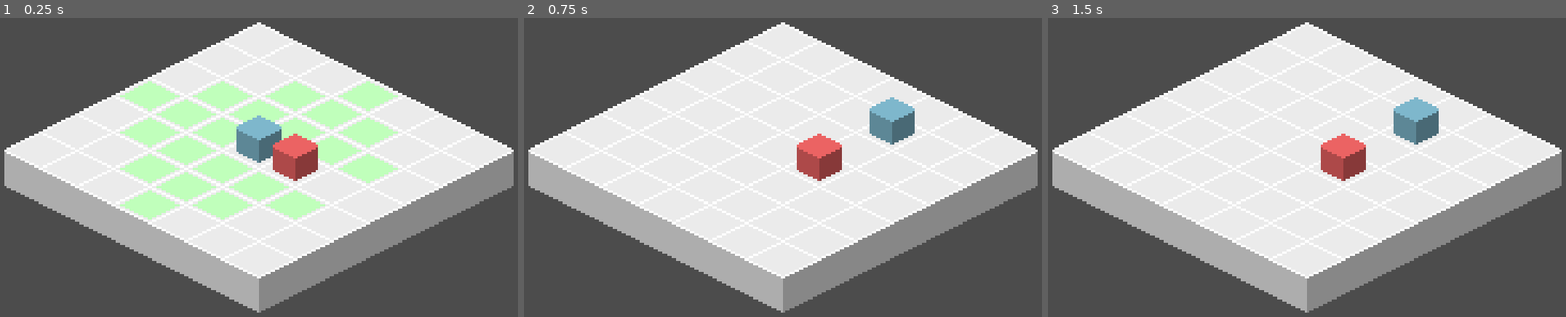
Above: before the commit, frames 1-3 (left to right).
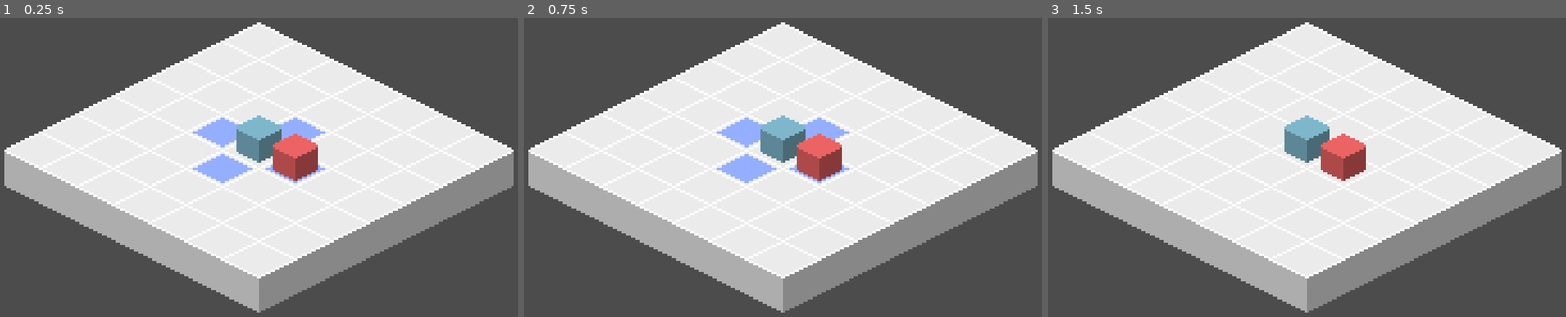
Above: after the commit, the same moments.

Repository: jaytav/godot-test-3
Game: Godot game, scene res://main.tscn
Two runs of this game, one before a commit and one after it. Both use one fixed random seed, a clock stepped at 60 frames per second and the inputs below.
Inputs (mouse positions are in pixels of both pictures, inside the frame that each line leads up to):
- Up to frame 1 (0.25 s): no input
- Up to frame 2 (0.75 s): tap Enter at 0.5 s; move the mouse to (912, 140) at 0.52 s; press the mouse at (912, 140) at 0.53 s
- Up to frame 3 (1.5 s): tap Space (ui_select) at 0.77, 0.8, 1.07, 1.25, 1.35 s; move the mouse to (1193, 173) at 1.27 s; release the mouse at (1193, 173) at 1.28 s

The runs differ from the first frame. In frame 1, 11% of the frame differs, in the area x 23-77%, y 21-68%; in frame 2, 3.6%; in frame 3, 2.1%.

Commit message:
add attack action and attack effects

Diff:
--- a/main.gd
+++ b/main.gd
@@ -16,4 +16,5 @@
         GroupController.add("Characters", get_node("World/Characters"))
         GroupController.add("TileMaps", get_node("World/TileMaps"))
         ActionController.init()
+        AttackController.init()
         TurnController.init()
--- a/project.godot
+++ b/project.godot
@@ -14,10 +14,20 @@
 "language": "GDScript",
 "path": "res://src/entity/character/action/action.gd"
 }, {
+"base": "RelativePointsAction",
+"class": "AttackEffect",
+"language": "GDScript",
+"path": "res://src/entity/character/action/attacks/attack_effects/attack_effect.gd"
+}, {
 "base": "Node2D",
 "class": "Character",
 "language": "GDScript",
 "path": "res://src/entity/character/character.gd"
+}, {
+"base": "Action",
+"class": "RelativePointsAction",
+"language": "GDScript",
+"path": "res://src/entity/character/action/relative_points_action.gd"
 }, {
 "base": "Node",
 "class": "Stat",
@@ -41,7 +51,9 @@
 } ]
 _global_script_class_icons={
 "Action": "",
+"AttackEffect": "",
 "Character": "",
+"RelativePointsAction": "",
 "Stat": "",
 "State": "",
 "StateMachine": "",
@@ -59,6 +71,7 @@
 GroupController="*res://src/autoload/group_controller.gd"
 ActionController="*res://src/autoload/action_controller.gd"
 TurnController="*res://src/autoload/turn_controller.gd"
+AttackController="*res://src/autoload/attack_controller.gd"
 
 [display]
 
--- /dev/null
+++ b/src/autoload/attack_controller.gd
@@ -0,0 +1,9 @@
+extends Node
+
+const TILE_PRIMARY = 0
+
+var tile_map: TileMap
+
+
+func init() -> void:
+    tile_map = GroupController.get("TileMaps").get("Attack")
--- a/src/entity/character/action/action.gd
+++ b/src/entity/character/action/action.gd
@@ -4,7 +4,7 @@
 export var _tile_map_action_modulate: Color
 
 var cells: Array
-var current_cell: Vector2
+var active_cell: Vector2
 
 
 func refresh_cells() -> void:
@@ -19,7 +19,7 @@
         ActionController.tile_map_action.set_cellv(cell, ActionController.TILE_PRIMARY)
 
 
-func draw_behaviour() -> void:
+func draw_behaviour(cell: Vector2) -> void:
     pass
 
 
--- /dev/null
+++ b/src/entity/character/action/attacks/Attack.tscn
@@ -0,0 +1,12 @@
+[gd_scene load_steps=3 format=2]
+
+[ext_resource path="res://src/entity/character/action/attacks/attack.gd" type="Script" id=1]
+[ext_resource path="res://src/entity/character/action/attacks/attack_effects/attack_effect.gd" type="Script" id=2]
+
+[node name="Attack" type="Node"]
+script = ExtResource( 1 )
+_tile_map_action_modulate = Color( 0.584314, 0.690196, 1, 1 )
+
+[node name="AttackEffect" type="Node" parent="."]
+script = ExtResource( 2 )
+_tile_map_action_modulate = Color( 1, 0.568627, 0.568627, 1 )
--- /dev/null
+++ b/src/entity/character/action/attacks/Punch.tscn
@@ -0,0 +1,11 @@
+[gd_scene load_steps=2 format=2]
+
+[ext_resource path="res://src/entity/character/action/attacks/Attack.tscn" type="PackedScene" id=1]
+
+[node name="Punch" instance=ExtResource( 1 )]
+_relative_points = PoolVector2Array( 1, 0, -1, 0, 0, 1, 0, -1 )
+_action_point_cost = 1
+
+[node name="AttackEffect" parent="." index="0"]
+_relative_points = PoolVector2Array( 0, 0 )
+damage = 3
--- /dev/null
+++ b/src/entity/character/action/attacks/attack.gd
@@ -0,0 +1,28 @@
+extends RelativePointsAction
+
+export var _action_point_cost: int
+
+onready var _attack_effect: AttackEffect = get_node("AttackEffect")
+
+
+func draw_behaviour(cell: Vector2) -> void:
+    if !cells.has(cell):
+        _attack_effect.active_cell = Vector2.ZERO
+        AttackController.tile_map.clear()
+        return
+
+    if cell == _attack_effect.active_cell:
+        return
+
+    _attack_effect.active_cell = cell
+    _attack_effect.refresh_cells()
+    _attack_effect.draw_cells()
+
+
+func do() -> void:
+    if _attack_effect.active_cell == Vector2.ZERO:
+        return
+
+    var character_action_points: Stat = owner.get_node("Stats/ActionPoints")
+    character_action_points.value -= _action_point_cost
+    _attack_effect.do()
--- /dev/null
+++ b/src/entity/character/action/attacks/attack_effects/attack_effect.gd
@@ -0,0 +1,30 @@
+class_name AttackEffect
+extends RelativePointsAction
+
+export var damage: int
+
+
+func refresh_cells() -> void:
+    cells.clear()
+
+    for relative_point in _relative_points:
+        cells.append(active_cell + relative_point)
+
+
+func draw_cells() -> void:
+    AttackController.tile_map.clear()
+    AttackController.tile_map.modulate = _tile_map_action_modulate
+
+    for cell in cells:
+        AttackController.tile_map.set_cellv(cell, ActionController.TILE_PRIMARY)
+
+
+func do() -> void:
+    for character in GroupController.get("Characters").all():
+        var character_cell: Vector2 = ActionController.tile_map_action.world_to_map(character.position)
+
+        if !cells.has(character_cell):
+            continue
+
+        var character_health_points: Stat = character.get_node("Stats/HealthPoints")
+        character_health_points.value -= damage
--- a/src/entity/character/action/move.gd
+++ b/src/entity/character/action/move.gd
@@ -20,48 +20,45 @@
                 cells.append(point_path_cell)
 
 
-func draw_behaviour() -> void:
-    var mouse_position: Vector2 = owner.get_global_mouse_position()
-    var action_cell: Vector2 = ActionController.tile_map_action.world_to_map(mouse_position)
-
-    if !cells.has(action_cell):
-        current_cell = Vector2.ZERO
+func draw_behaviour(cell: Vector2) -> void:
+    if !cells.has(cell):
+        active_cell = Vector2.ZERO
         draw_cells()
         return
 
-    if action_cell == current_cell:
+    if cell == active_cell:
         return
 
+    active_cell = cell
     draw_cells()
 
     var character_cell: Vector2 = ActionController.tile_map_action.world_to_map(owner.position)
     var character_point: int = ActionController.get_vector_point_index(character_cell)
-    var action_point: int = ActionController.get_vector_point_index(action_cell)
-    var point_path_cells: Array = ActionController.astar_movement.get_point_path(character_point, action_point)
+    var point: int = ActionController.get_vector_point_index(cell)
+    var point_path_cells: Array = ActionController.astar_movement.get_point_path(character_point, point)
     point_path_cells.erase(character_cell)
 
     for point_path_cell in point_path_cells:
         ActionController.tile_map_action.set_cellv(point_path_cell, ActionController.TILE_SECONDARY)
 
-    current_cell = action_cell
-
 
 func do() -> void:
-    if current_cell == Vector2.ZERO:
+    if active_cell == Vector2.ZERO:
         return
 
     var character_cell: Vector2 = ActionController.tile_map_action.world_to_map(owner.position)
     var character_point: int = ActionController.get_vector_point_index(character_cell)
-    var current_point: int = ActionController.get_vector_point_index(current_cell)
-    var point_path_cells: Array = ActionController.astar_movement.get_point_path(character_point, current_point)
+    var active_point: int = ActionController.get_vector_point_index(active_cell)
+    var point_path_cells: Array = ActionController.astar_movement.get_point_path(character_point, active_point)
     point_path_cells.erase(character_cell)
 
     var character_action_points: Stat = owner.get_node("Stats/ActionPoints")
     character_action_points.value -= len(point_path_cells)
 
-    var move_to_position: Vector2 = ActionController.tile_map_action.map_to_world(current_cell)
+    var move_to_position: Vector2 = ActionController.tile_map_action.map_to_world(active_cell)
     move_to_position.y += ActionController.tile_map_action.cell_size.y / 2
     owner.position = move_to_position
 
+    ActionController.refresh_astar_movement()
     refresh_cells()
     draw_cells()
--- /dev/null
+++ b/src/entity/character/action/relative_points_action.gd
@@ -0,0 +1,13 @@
+class_name RelativePointsAction
+extends Action
+
+export var _relative_points: PoolVector2Array
+
+
+func refresh_cells() -> void:
+    .refresh_cells()
+
+    var character_cell: Vector2 = ActionController.tile_map_action.world_to_map(owner.position)
+
+    for relative_point in _relative_points:
+        cells.append(character_cell + relative_point)
--- a/src/entity/character/enemies/Enemy.tscn
+++ b/src/entity/character/enemies/Enemy.tscn
@@ -4,5 +4,8 @@
 
 [node name="Enemy" instance=ExtResource( 1 )]
 
+[node name="HealthPoints" parent="Stats" index="1"]
+max_value = 3
+
 [node name="Sprite" parent="." index="4"]
 modulate = Color( 1, 0.423529, 0.423529, 1 )
--- a/src/entity/character/player/player.gd
+++ b/src/entity/character/player/player.gd
@@ -1,6 +1,8 @@
 extends Character
 
-onready var active_action: Action = get_node("Actions/Move")
+export var _initial_active_action: NodePath = "Actions/Move"
+
+onready var active_action: Action = get_node(_initial_active_action)
 
 
 func start_turn() -> void:
@@ -8,3 +10,9 @@
 
     active_action.refresh_cells()
     active_action.draw_cells()
+
+
+func end_turn() -> void:
+    .end_turn()
+
+    ActionController.tile_map_action.clear()
--- a/src/entity/character/player/player.tscn
+++ b/src/entity/character/player/player.tscn
@@ -1,11 +1,13 @@
-[gd_scene load_steps=4 format=2]
+[gd_scene load_steps=5 format=2]
 
 [ext_resource path="res://src/entity/character/player/states/active.gd" type="Script" id=1]
 [ext_resource path="res://src/entity/character/character.tscn" type="PackedScene" id=2]
 [ext_resource path="res://src/entity/character/player/player.gd" type="Script" id=3]
+[ext_resource path="res://src/entity/character/action/attacks/Punch.tscn" type="PackedScene" id=4]
 
 [node name="Player" groups=["PlayerControlled"] instance=ExtResource( 2 )]
 script = ExtResource( 3 )
+_initial_active_action = NodePath("Actions/Punch")
 
 [node name="Active" parent="StateMachine" index="1"]
 script = ExtResource( 1 )
@@ -13,5 +15,7 @@
 [node name="ActionPoints" parent="Stats" index="0"]
 max_value = 3
 
+[node name="Punch" parent="Actions" index="1" instance=ExtResource( 4 )]
+
 [node name="Sprite" parent="." index="4"]
 modulate = Color( 0.537255, 0.776471, 0.866667, 1 )
--- a/src/entity/character/player/states/active.gd
+++ b/src/entity/character/player/states/active.gd
@@ -3,7 +3,10 @@
 
 func unhandled_input(event: InputEvent) -> void:
     if event is InputEventMouseMotion:
-        owner.active_action.draw_behaviour()
+        var mouse_position: Vector2 = owner.get_global_mouse_position()
+        var action_cell: Vector2 = ActionController.tile_map_action.world_to_map(mouse_position)
+
+        owner.active_action.draw_behaviour(action_cell)
     elif event.is_action_pressed("left_click"):
        owner.active_action.do()
     elif event.is_action_pressed("ui_select"):
--- a/src/scenes/world.tscn
+++ b/src/scenes/world.tscn
@@ -52,6 +52,22 @@
 1/shapes = [  ]
 1/z_index = 0
 
+[sub_resource type="TileSet" id=3]
+0/name = "action.png 0"
+0/texture = ExtResource( 3 )
+0/tex_offset = Vector2( 0, 0 )
+0/modulate = Color( 1, 1, 1, 1 )
+0/region = Rect2( 0, 0, 32, 32 )
+0/tile_mode = 0
+0/occluder_offset = Vector2( 0, 0 )
+0/navigation_offset = Vector2( 0, 0 )
+0/shape_offset = Vector2( 0, 0 )
+0/shape_transform = Transform2D( 1, 0, 0, 1, 0, 0 )
+0/shape_one_way = false
+0/shape_one_way_margin = 0.0
+0/shapes = [  ]
+0/z_index = 0
+
 [node name="World" type="Node2D"]
 
 [node name="Camera2D" type="Camera2D" parent="."]
@@ -74,6 +90,13 @@
 cell_size = Vector2( 32, 16 )
 format = 1
 
+[node name="Attack" type="TileMap" parent="TileMaps"]
+position = Vector2( 0, -2.5 )
+mode = 1
+tile_set = SubResource( 3 )
+cell_size = Vector2( 32, 16 )
+format = 1
+
 [node name="Characters" type="YSort" parent="."]
 
 [node name="Player" parent="Characters" instance=ExtResource( 1 )]
Not shown: 1 places in src/scenes/world.tscn that only renumber resources
